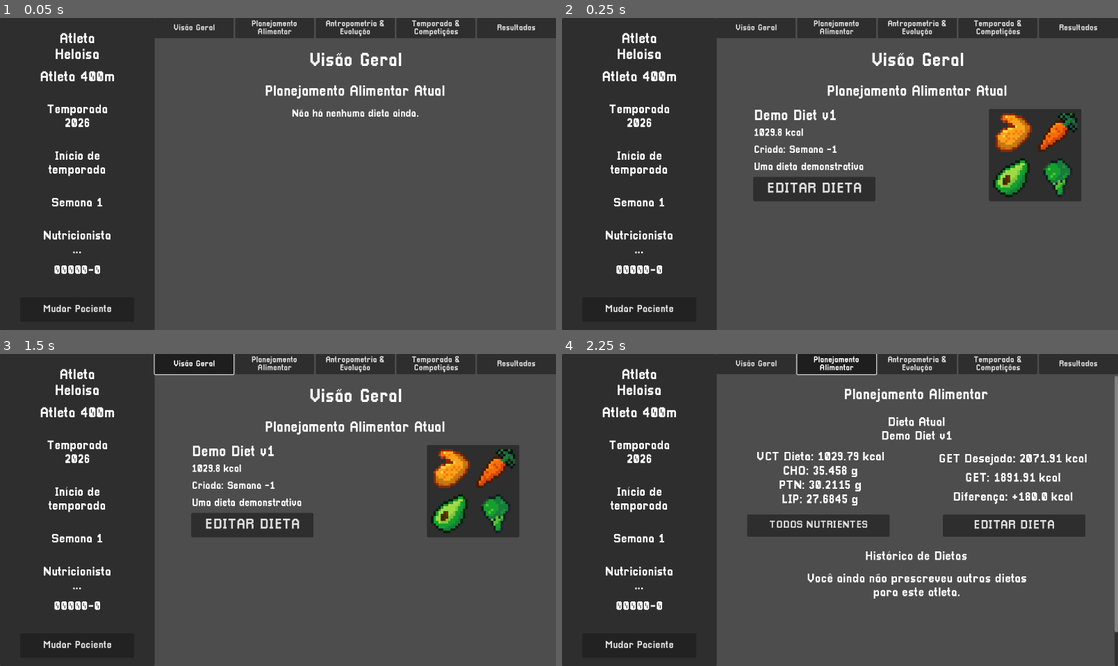
Above: before the commit, frames 1-4 (two rows, left to right).
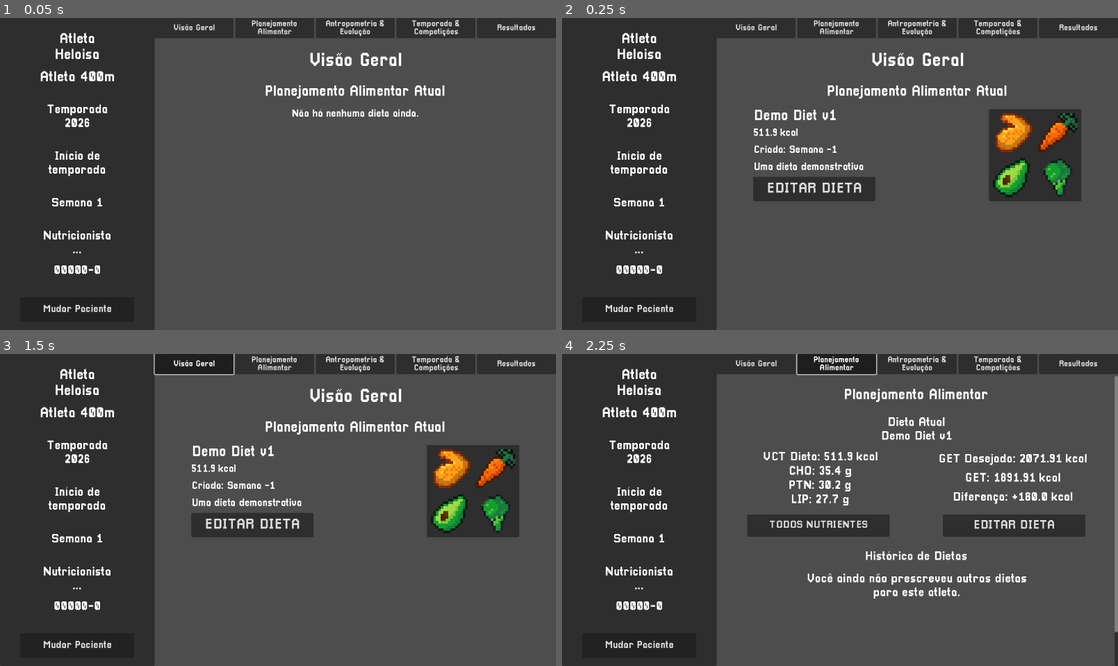
Above: after the commit, the same moments.

Repository: Deddon/simulador-de-esportistas
Game: Godot game, scene res://features/menus/main_menu/main_menu.tscn
Two runs of this game, one before a commit and one after it. Both use one fixed random seed, a clock stepped at 60 frames per second and the inputs below.
Inputs:
- Up to frame 1 (0.05 s): no input
- Up to frame 2 (0.25 s): no input
- Up to frame 3 (1.5 s): click "Mudar Paciente" at 0.5 s; click "Visão Geral" at 1.25 s
- Up to frame 4 (2.25 s): click "Planejamento Alimentar" at 2 s

Frame 1 is identical in both runs. In frame 2, 0.1% of the frame differs, in the area x 34-44%, y 35-38%; in frame 3, 0.1%; in frame 4, 1.1%, in the area x 35-58%, y 31-49%.

Commit message:
Add food deletion on food editor.

Diff:
--- a/features/food/diet.gd
+++ b/features/food/diet.gd
@@ -22,17 +22,15 @@
 	diet_changed.emit()
 
 
-func remove_food(target_food: Food) -> void:
-	var inversed_foods_in_diet: Array[Dictionary] = _foods_in_diet.duplicate()
-	inversed_foods_in_diet.reverse()
+func remove_food(target_food: Food, food_weight_g: float) -> void:
+	for food_index: int in _foods_in_diet.size():
+		var current_food: Dictionary = _foods_in_diet[food_index]
 
-	for food_index: int in inversed_foods_in_diet.size():
-		var current_food: Dictionary = inversed_foods_in_diet[food_index]
-
-		if current_food.food == target_food:
+		if current_food.food == target_food and current_food.weight == food_weight_g:
 			_foods_in_diet.remove_at(food_index)
 			food_removed.emit(current_food)
 			diet_changed.emit()
+			return
 
 
 func set_diet_name(new_name: String) -> void:
@@ -54,16 +52,19 @@
 
 	for food_dict: Dictionary in _foods_in_diet:
 		var current_food: Food = food_dict.food
-		var weight_proportion: float = food_dict.weight / 100.0
+		var food_proportion: float = food_dict.weight / 100.0
 
 		for nutrient_name: String in current_food.composition.keys():
 			if not diet_composition.has(nutrient_name):
-				push_error("Nutrient %s isen't part of the know nutrients. Food: %s." % [
-					nutrient_name, current_food.name
-				])
+				push_error(
+					"Nutrient %s isen't part of the know nutrients. Food: %s." % [
+						nutrient_name, current_food.name
+					]
+				)
 				continue
 
-			diet_composition[nutrient_name] += current_food.composition[nutrient_name] * weight_proportion
+			var composition_proportined: float = current_food.composition[nutrient_name] * food_proportion
+			diet_composition[nutrient_name] += snappedf(composition_proportined, 0.1)
 
 	return diet_composition
 
@@ -72,9 +73,9 @@
 	var energy_sum: float = 0.0
 
 	for food_dict: Dictionary in _foods_in_diet:
-		energy_sum += food_dict.food.get_energy()
+		energy_sum += food_dict.food.get_energy_from_weight(food_dict.weight)
 
-	return energy_sum
+	return snappedf(energy_sum, 0.1)
 
 
 func _set_new_name(new_name: String) -> void:
--- a/features/food/food.gd
+++ b/features/food/food.gd
@@ -35,8 +35,8 @@
 		elif nutrient_name == "LIP":
 			energy_sum += composition[nutrient_name] * 9.0
 
-	return energy_sum
+	return snappedf(energy_sum, 0.1)
 
 
 func get_energy_from_weight(weight_g: float) -> float:
-	return get_energy() * (weight_g / 100.0)
+	return snappedf(get_energy() * (weight_g / 100.0), 0.1)
--- a/features/menus/diet_editor/diet_editor.gd
+++ b/features/menus/diet_editor/diet_editor.gd
@@ -26,6 +26,7 @@
 	get_tree().paused = true
 	hide()
 
+	foods_in_diet_container.delete_requested.connect(_delete_food)
 	foods_loaded_container.food_selected.connect(_add_food_to_diet)
 
 	add_food_button.pressed.connect(_open_foods_loaded)
@@ -38,8 +39,11 @@
 
 ## Called outside of it.
 func update_diet(diet: Diet, sportsman: Sportsman) -> void:
-	current_diet = diet
-	current_sportsman = sportsman
+	if current_diet != diet:
+		current_diet = diet
+
+	if current_sportsman != current_sportsman:
+		current_sportsman = sportsman
 
 	foods_in_diet_container.update_slots(current_diet)
 	diet_stats_container.update_stats(current_diet, current_sportsman)
@@ -66,6 +70,12 @@
 	return current_diet
 
 
+func _delete_food(food_to_delete: Food, food_weight: float) -> void:
+	current_diet.remove_food(food_to_delete, food_weight)
+	update_diet(current_diet, current_sportsman)
+	main_menu.set_current_diet(current_diet)
+
+
 func _add_food_to_diet(food: Food, food_weight_g: float) -> void:
 	current_diet.add_food(food, food_weight_g)
 	update_diet(current_diet, current_sportsman)
--- a/features/menus/diet_editor/diet_stats/diet_stats.gd
+++ b/features/menus/diet_editor/diet_stats/diet_stats.gd
@@ -55,10 +55,6 @@
 	current_diet = diet
 	current_sportsman = sportsman
 
-	#macros_container.modulate.a = 1.0
-	#buttons_container.modulate.a = 0.0
-
-	#update_sportsman_name
 	sportsman_get_label.text = str(
 		"GET %s: " % current_sportsman.get_sportsman_name(true),
 		snappedf(current_sportsman.calculate_energy(), 0.1), " kcal"
@@ -70,8 +66,6 @@
 		#reset_diet()
 		return
 
-	#var diet_short_name = _shorten_diet_name()
-	#diet_vct_label.text = str(diet_short_name, ": ", current_diet.calculate_energy(), " kcal")
 	_update_macros()
 
 	on_diet_container.show()
@@ -89,8 +83,6 @@
 	macros_container.modulate.a = 0.0
 	buttons_container.modulate.a = 0.0
 
-	#_clear_diet()
-
 
 func _update_diet_name() -> void:
 	var diet_short_name: String = current_diet.diet_name
@@ -103,26 +95,11 @@
 	diet_vct_label.text = str(diet_short_name, ": ", current_diet.calculate_energy(), " kcal")
 
 
-#func _shorten_diet_name() -> String:
-	#var diet_name_to_fit_space: String = current_diet.diet_name
-	#diet_name_label.text = current_diet.diet_name
-	#diet_name_editor_line_edit.text = current_diet.diet_name
-	#
-	#if diet_name_to_fit_space.length() > 9:
-		#diet_name_to_fit_space = diet_name_to_fit_space.substr(0, 8) + "."
-	#
-	#return diet_name_to_fit_space
-
-
 func _update_macros() -> void:
 	var diet_macros: Dictionary = current_diet.get_composition()
 	cho_grams_label.text = str(diet_macros["CHO"], " g")
 	ptn_grams_label.text = str(diet_macros["PTN"], " g")
 	lip_grams_label.text = str(diet_macros["LIP"], " g")
-
-	#if not current_sportsman:
-		#grams_per_kg_container.hide()
-		#return
 
 	var sportsman_weight: float = current_sportsman.weight_kg
 	cho_g_per_kg_label.text = str(
@@ -138,7 +115,6 @@
 		" g/kg"
 	)
 
-	#grams_per_kg_container.show()
 	macros_container.modulate.a = 1.0
 	buttons_container.modulate.a = 1.0
 
--- a/features/menus/diet_editor/foods_in_diet_container/food_slot/food_slot.gd
+++ b/features/menus/diet_editor/foods_in_diet_container/food_slot/food_slot.gd
@@ -3,19 +3,23 @@
 
 
 signal slot_selected(selected_food: Dictionary)
+signal delete_pressed(selected_food: Food, food_weight_g: float)
 
 @export var food_icon_texture_rect: TextureRect
 @export var food_name_label: Label
 @export var food_stats_info_label: Label
+@export var delete_food_button: Button
 
 var _food: Food
 var _weight: float = -1.0
+var delete_tries: int = 0
 
 @onready var button: Button = %Button
 
 
 func _ready() -> void:
 	button.pressed.connect(_handle_slot_press)
+	delete_food_button.pressed.connect(_request_delete)
 
 
 func update_food(food_dict: Dictionary) -> void:
@@ -25,10 +29,32 @@
 	food_icon_texture_rect.texture = _food.texture
 	food_name_label.text = _food.name
 
-	var food_energy: float = snappedf(_food.get_energy() * (_weight / 100.0), 0.1)
-	food_stats_info_label.text = str(_weight, " g - ", food_energy, " kcal")
+	food_stats_info_label.text = str(_weight, " g - ", _food.get_energy_from_weight(_weight), " kcal")
 
 
 func _handle_slot_press() -> void:
 	if _food:
 		slot_selected.emit({"food": _food, "weight": _weight})
+
+
+func _request_delete() -> void:
+	delete_tries += 1
+
+	if delete_tries == 1:
+		delete_food_button.text = "Deletar?"
+
+		get_tree().create_timer(2).timeout.connect(_reset_delete_tries)
+		return
+
+	if _food and _weight > 0.0:
+		var red_tween: Tween = create_tween()
+		red_tween.tween_property(self, "modulate", Color.RED, 0.5)
+
+		await get_tree().create_timer(0.8).timeout
+		call_deferred("queue_free")
+		delete_pressed.emit(_food, _weight)
+
+
+func _reset_delete_tries() -> void:
+	delete_tries = 0
+	delete_food_button.text = "X"
--- a/features/menus/diet_editor/foods_in_diet_container/food_slot/food_slot.tscn
+++ b/features/menus/diet_editor/foods_in_diet_container/food_slot/food_slot.tscn
@@ -7,16 +7,17 @@
 [sub_resource type="LabelSettings" id="LabelSettings_usve5"]
 font_size = 30
 
-[node name="DietEditorFoodSlot" type="Control" node_paths=PackedStringArray("food_icon_texture_rect", "food_name_label", "food_stats_info_label")]
+[node name="DietEditorFoodSlot" type="Control" node_paths=PackedStringArray("food_icon_texture_rect", "food_name_label", "food_stats_info_label", "delete_food_button")]
 custom_minimum_size = Vector2(0, 90)
 layout_mode = 3
 anchors_preset = 0
 offset_right = 600.0
 theme = ExtResource("1_q87j1")
 script = ExtResource("1_76rw6")
-food_icon_texture_rect = NodePath("MarginContainer/Button/MarginContainer/HBoxContainer/FoodIcon")
-food_name_label = NodePath("MarginContainer/Button/MarginContainer/HBoxContainer/MarginContainer/CenterContainer/VBoxContainer/FoodName")
-food_stats_info_label = NodePath("MarginContainer/Button/MarginContainer/HBoxContainer/MarginContainer/CenterContainer/VBoxContainer/FoodStatsInfo")
+food_icon_texture_rect = NodePath("MarginContainer/Button/MarginContainer/MainContainer/FoodIcon")
+food_name_label = NodePath("MarginContainer/Button/MarginContainer/MainContainer/MarginContainer/CenterContainer/VBoxContainer/FoodName")
+food_stats_info_label = NodePath("MarginContainer/Button/MarginContainer/MainContainer/MarginContainer/CenterContainer/VBoxContainer/FoodStatsInfo")
+delete_food_button = NodePath("MarginContainer/Button/MarginContainer/ButtonsContainer/MarginContainer/DeleteFood")
 
 [node name="MarginContainer" type="MarginContainer" parent="."]
 layout_mode = 1
@@ -47,30 +48,47 @@
 theme_override_constants/margin_right = 0
 theme_override_constants/margin_bottom = 16
 
-[node name="HBoxContainer" type="HBoxContainer" parent="MarginContainer/Button/MarginContainer"]
+[node name="MainContainer" type="HBoxContainer" parent="MarginContainer/Button/MarginContainer"]
 layout_mode = 2
 
-[node name="FoodIcon" type="TextureRect" parent="MarginContainer/Button/MarginContainer/HBoxContainer"]
+[node name="FoodIcon" type="TextureRect" parent="MarginContainer/Button/MarginContainer/MainContainer"]
 custom_minimum_size = Vector2(65, 65)
 layout_mode = 2
 texture = ExtResource("3_usve5")
 
-[node name="MarginContainer" type="MarginContainer" parent="MarginContainer/Button/MarginContainer/HBoxContainer"]
+[node name="MarginContainer" type="MarginContainer" parent="MarginContainer/Button/MarginContainer/MainContainer"]
 layout_mode = 2
 theme_override_constants/margin_left = 30
 
-[node name="CenterContainer" type="CenterContainer" parent="MarginContainer/Button/MarginContainer/HBoxContainer/MarginContainer"]
+[node name="CenterContainer" type="CenterContainer" parent="MarginContainer/Button/MarginContainer/MainContainer/MarginContainer"]
 layout_mode = 2
 
-[node name="VBoxContainer" type="VBoxContainer" parent="MarginContainer/Button/MarginContainer/HBoxContainer/MarginContainer/CenterContainer"]
+[node name="VBoxContainer" type="VBoxContainer" parent="MarginContainer/Button/MarginContainer/MainContainer/MarginContainer/CenterContainer"]
 layout_mode = 2
 
-[node name="FoodName" type="Label" parent="MarginContainer/Button/MarginContainer/HBoxContainer/MarginContainer/CenterContainer/VBoxContainer"]
+[node name="FoodName" type="Label" parent="MarginContainer/Button/MarginContainer/MainContainer/MarginContainer/CenterContainer/VBoxContainer"]
 layout_mode = 2
 text = "food_name_placeholder"
 label_settings = SubResource("LabelSettings_usve5")
 
-[node name="FoodStatsInfo" type="Label" parent="MarginContainer/Button/MarginContainer/HBoxContainer/MarginContainer/CenterContainer/VBoxContainer"]
+[node name="FoodStatsInfo" type="Label" parent="MarginContainer/Button/MarginContainer/MainContainer/MarginContainer/CenterContainer/VBoxContainer"]
 layout_mode = 2
 text = "00.0 g - 000.0 kcal"
 label_settings = SubResource("LabelSettings_usve5")
+
+[node name="ButtonsContainer" type="HBoxContainer" parent="MarginContainer/Button/MarginContainer"]
+layout_mode = 2
+
+[node name="Label" type="Label" parent="MarginContainer/Button/MarginContainer/ButtonsContainer"]
+layout_mode = 2
+size_flags_horizontal = 3
+
+[node name="MarginContainer" type="MarginContainer" parent="MarginContainer/Button/MarginContainer/ButtonsContainer"]
+layout_mode = 2
+theme_override_constants/margin_right = 10
+
+[node name="DeleteFood" type="Button" parent="MarginContainer/Button/MarginContainer/ButtonsContainer/MarginContainer"]
+custom_minimum_size = Vector2(66, 0)
+layout_mode = 2
+theme_override_font_sizes/font_size = 30
+text = "X"
--- a/features/menus/diet_editor/foods_in_diet_container/foods_in_diet_container.gd
+++ b/features/menus/diet_editor/foods_in_diet_container/foods_in_diet_container.gd
@@ -1,6 +1,8 @@
 class_name DietEditorFoodsInDietContainer
 extends Control
 
+
+signal delete_requested(food: Food, food_weight: float)
 
 @export var food_slot_packed_scene: PackedScene
 @export var food_slot_container: Container
@@ -34,9 +36,9 @@
 	)
 
 	for food_dict: Dictionary in diet.get_foods():
-		var food_slot = food_slot_packed_scene.instantiate() as DietEditorFoodSlot
+		var food_slot: DietEditorFoodSlot = food_slot_packed_scene.instantiate()
 		food_slot.update_food(food_dict)
-		food_slot.slot_selected.connect(_handle_slot_press)
+		food_slot.delete_pressed.connect(_request_delete)
 
 		food_slot_container.add_child(food_slot)
 
@@ -44,5 +46,5 @@
 	no_diet_container.hide()
 
 
-func _handle_slot_press(food_dict: Dictionary) -> void:
-	print_debug("Slot with food %s was pressed." % food_dict.food.name)
+func _request_delete(selected_food: Food, food_weight: float) -> void:
+	delete_requested.emit(selected_food, food_weight)
Not shown: 1 places in features/menus/diet_editor/diet_editor.tscn that only renumber resources
